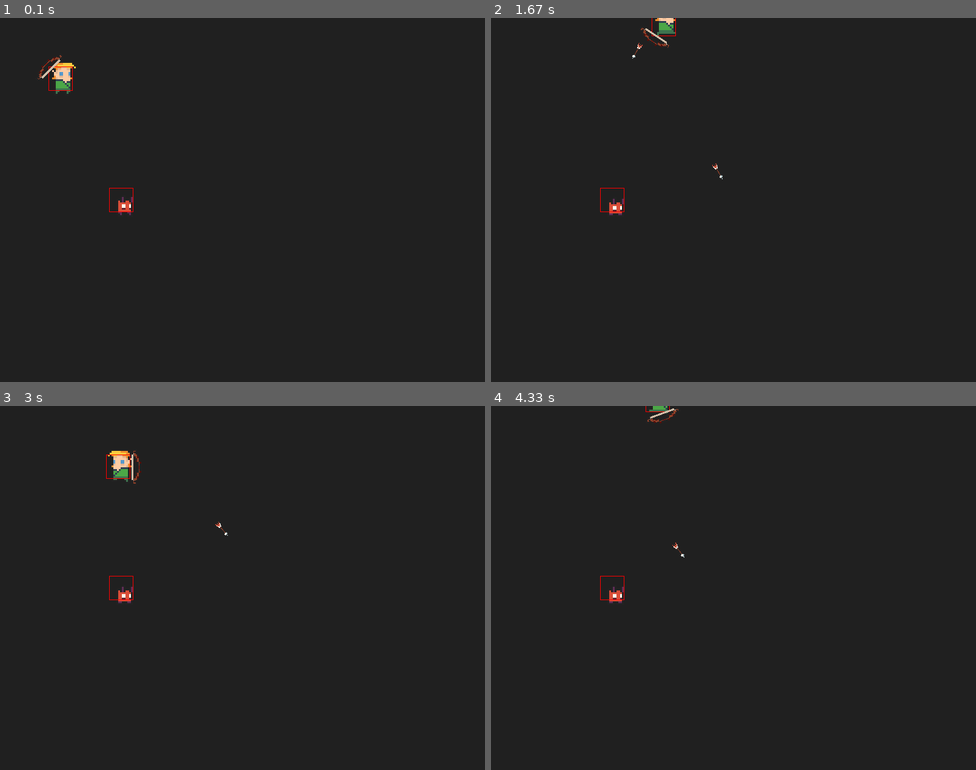
Above: before the commit, frames 1-4 (two rows, left to right).
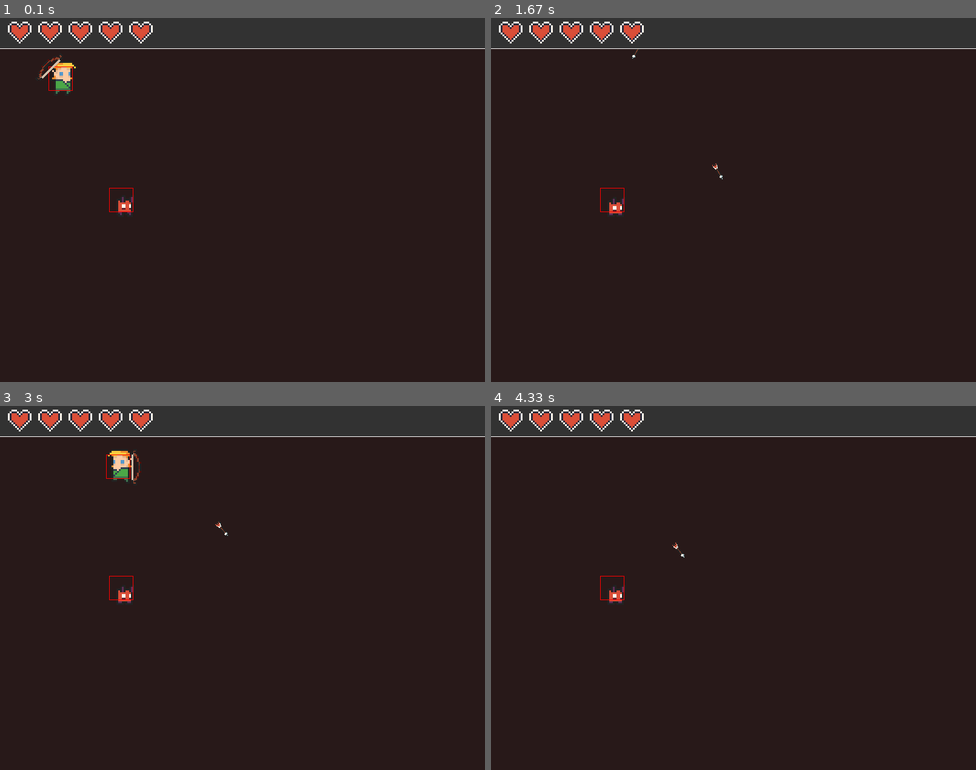
Above: after the commit, the same moments.

Repository: Chrizdgs/Pygame_dungeonCrawler_tutorial
Game: pygame game, started from main.py
Two runs of this game, one before a commit and one after it. Both use one fixed random seed, a clock stepped at 60 frames per second and the inputs below.
Inputs (mouse positions are in pixels of both pictures, inside the frame that each line leads up to):
- Up to frame 1 (0.1 s): no input
- Up to frame 2 (1.67 s): hold D 0.33-0.8 s; move the mouse to (714, 214) at 0.37 s; hold W 0.83-1.13 s; move the mouse to (888, 189) at 0.87 s; click (782, 280) at 1.22 s; hold D from 1.5 s (still down); click (583, 145) at 1.58 s
- Up to frame 3 (3 s): release D at 1.97 s; hold A 2-2.53 s; click (315, 460) at 2.08 s; hold S 2.57-2.87 s; click (300, 620) at 2.65 s; hold A from 2.9 s (still down); click (252, 464) at 2.98 s
- Up to frame 4 (4.33 s): release A at 3.3 s; hold W 3.33-3.7 s; click (558, 577) at 3.42 s; hold D from 3.73 s (still down); click (738, 624) at 3.82 s

The runs differ from the first frame. In frame 1, 1.1% of the frame differs, in the area x 0-100%, y 1-9%; in frame 2, 1.4%, in the area x 0-100%, y 0-9%; in frame 3, 1.1%; in frame 4, 1.3%.

Commit message:
Player health and top info bar added

Diff:
--- a/constants.py
+++ b/constants.py
@@ -2,10 +2,14 @@
 SCREEN_WIDTH, SCREEN_HEIGHT = 800, 600
 SCALE = 3
 WEAPON_SCALE = 1.5
+ITEM_SCALE = 3
 SPEED = 5
 ARROW_SPEED = 10
 OFFSET = 12
 
+WHITE = (255, 255, 255)
+BLACK = (0, 0, 0)
 BLUE = (0, 128, 255)
 RED = (255, 0, 0)
-BG = (32, 32, 32) #Background color
+BG = (40, 25, 25) #Background color
+PANEL = (50, 50, 50)
--- a/main.py
+++ b/main.py
@@ -25,9 +25,15 @@
     size = image.get_width()*scale, image.get_height()*scale
     return pygame.transform.scale(image, size)
 
+#load heart images
+hearth_empty = scale_img(pygame.image.load('assets/images/items/heart_empty.png').convert_alpha(), constants.ITEM_SCALE)
+hearth_half = scale_img(pygame.image.load('assets/images/items/heart_half.png').convert_alpha(), constants.ITEM_SCALE)
+hearth_full = scale_img(pygame.image.load('assets/images/items/heart_full.png').convert_alpha(), constants.ITEM_SCALE)
+
 #load weapon images
 bow_img = scale_img(pygame.image.load('assets/images/weapons/bow.png').convert_alpha(), constants.WEAPON_SCALE)
 arrow_img = scale_img(pygame.image.load('assets/images/weapons/arrow.png').convert_alpha(), constants.WEAPON_SCALE)
+
 #load character images
 mob_animations = []
 mob_types = ['elf','imp','skeleton','goblin','muddy','tiny_zombie','big_demon']
@@ -45,6 +51,21 @@
             temp_list.append(img)
         animation_list.append(temp_list)
     mob_animations.append(animation_list)
+
+#function for displaying game info
+def draw_info():
+    pygame.draw.rect(screen, constants.PANEL, (0, 0, constants.SCREEN_WIDTH, 50))
+    pygame.draw.line(screen, constants.WHITE, (0, 50), (constants.SCREEN_WIDTH, 50))
+    #draw lives
+    half_hearth_drawn = False
+    for i in range(5):
+        if player.health >= ((i + 1) * 20):
+            screen.blit(hearth_full, (10 + i * 50, 0))
+        elif (player.health % 20 > 0) and not half_hearth_drawn:
+            screen.blit(hearth_half, (10 + i * 50, 0))
+            half_hearth_drawn = True
+        else:
+            screen.blit(hearth_empty, (10 + i * 50, 0))
 
 #damage text class
 class DamageText(pygame.sprite.Sprite):
@@ -124,6 +145,7 @@
     for arrow in arrow_group:
         arrow.draw(screen)
     damage_text_group.draw(screen)
+    draw_info()
 
     #event handler
     for event in pygame.event.get():
